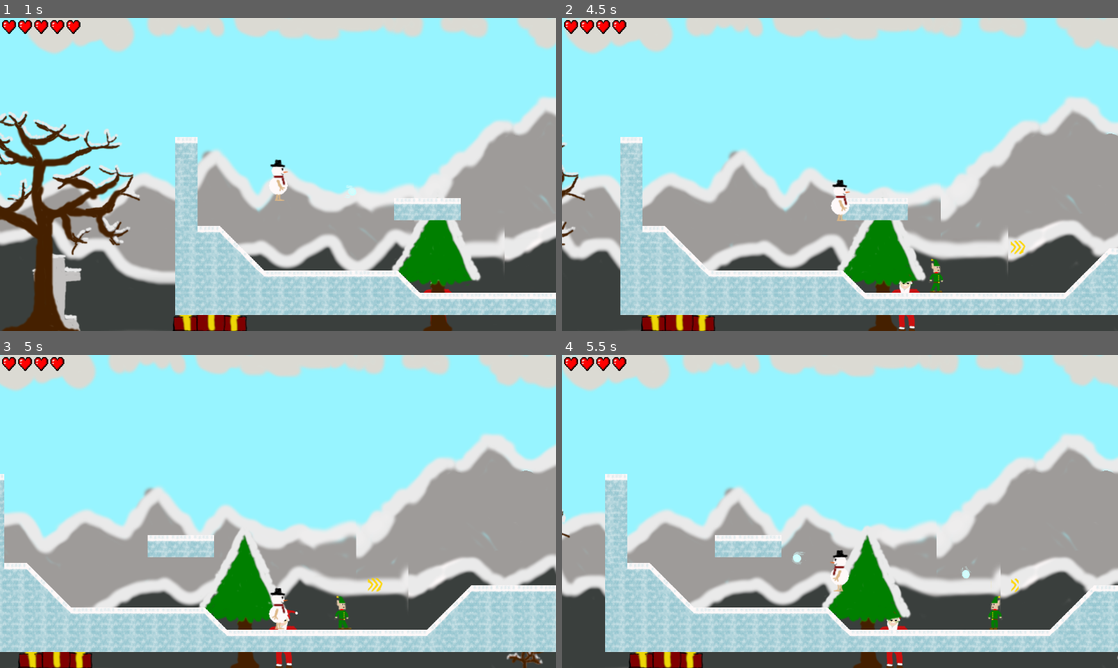
Above: before the commit, frames 1-4 (two rows, left to right).
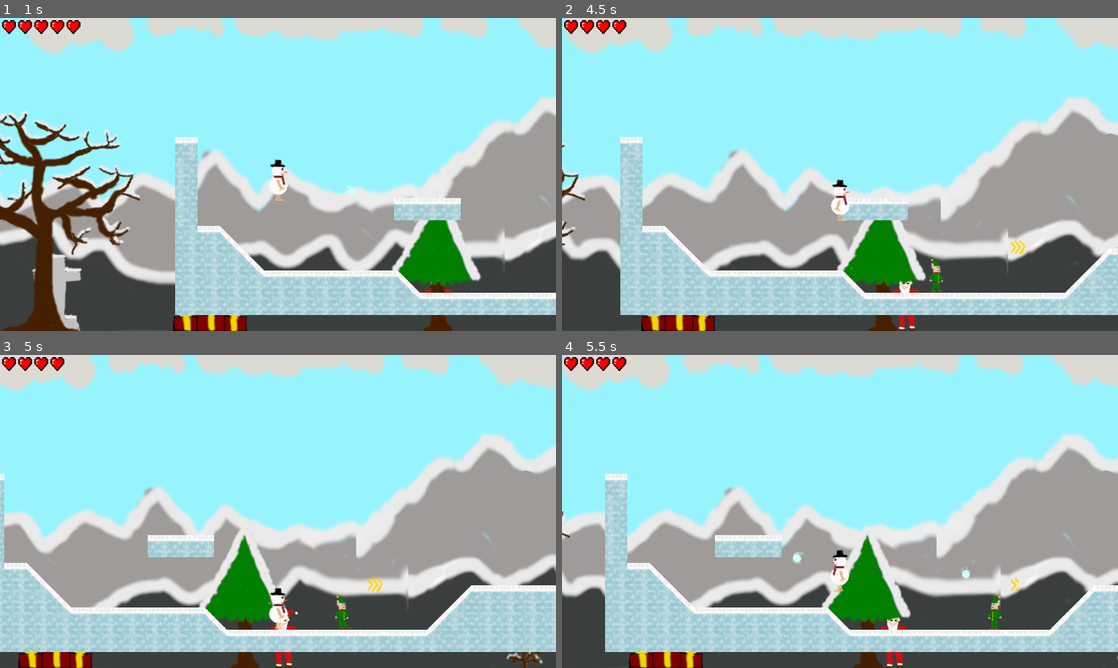
Above: after the commit, the same moments.

Repository: FeelZoR/Geta-GJ-13
Game: Godot game, scene res://src/Game.tscn
Two runs of this game, one before a commit and one after it. Both use one fixed random seed, a clock stepped at 60 frames per second and the inputs below. Sound files missing from this copy of the repository are replaced by a short silence.
Inputs (mouse positions are in pixels of both pictures, inside the frame that each line leads up to):
- Up to frame 1 (1 s): tap Enter (ui_accept) at 0.5 s; move the mouse to (400, 158) at 0.52 s; press the mouse at (400, 158) at 0.53 s; hold D (move_right) from 0.53 s (still down); tap Space (jump) at 0.77 s
- Up to frame 2 (4.5 s): move the mouse to (728, 190) at 1.27 s; release the mouse at (728, 190) at 1.28 s; click (728, 190) at 1.35 s; tap Space (jump) at 1.52, 3.77 s; release D (move_right) at 2 s; click "OK" at 2 s; move the mouse to (895, 105) at 2.77 s; press the mouse at (895, 105) at 2.78 s; hold Q (move_left) 2.78-3.53 s; move the mouse to (812, 237) at 3.52 s; release the mouse at (812, 237) at 3.53 s; hold D (move_right) from 3.53 s (still down); click (812, 237) at 3.6 s; move the mouse to (1006, 221) at 4.27 s; press the mouse at (1006, 221) at 4.28 s
- Up to frame 3 (5 s): keep holding D (move_right); tap Space (jump) at 4.52 s
- Up to frame 4 (5.5 s): move the mouse to (673, 464) at 5.02 s; release D (move_right) at 5.03 s; release the mouse at (673, 464) at 5.03 s; hold Q (move_left) from 5.03 s (still down); click (673, 464) at 5.1 s; tap Space (jump) at 5.27 s

Frame 1 is identical in both runs. In frame 2, less than 0.1% of the frame differs, in the area x 48-52%, y 58-62%; in frame 3, less than 0.1%, in the area x 48-52%, y 80-85%; in frame 4, less than 0.1%.

Commit message:
Add invincibility for player

Diff:
--- a/src/Entities/Enemy.tscn
+++ b/src/Entities/Enemy.tscn
@@ -55,7 +55,7 @@
 scale = Vector2( 1.5, 1.5 )
 frames = SubResource( 4 )
 animation = "Walking"
-frame = 3
+frame = 2
 
 [node name="Hitbox" parent="." index="2"]
 position = Vector2( 0, 7.63452 )
--- a/src/Entities/Player.gd
+++ b/src/Entities/Player.gd
@@ -7,8 +7,10 @@
 onready var _platform_collider = $FloorCollider
 onready var _boost_timer = $BoostTimer
 onready var _jump_sound = $Jump
+onready var _invincibility_timer = $InvincibilityTimer
 
 var _boost_locked = false
+var _invincible = false
 signal resume_boost
 signal start_boost
 
@@ -63,9 +65,9 @@
 
 func _change_idling(direction):
 	if direction.x == 0.0:
-		_sprite.set_animation("Idle")
+		_sprite.set_animation("Idle" if not _invincible else "Invincible idle")
 	else:
-		_sprite.set_animation("Walking")
+		_sprite.set_animation("Walking" if not _invincible else "Invincible walking")
 
 func _mirror(direction):
 	if direction.x != 0.0:
@@ -115,3 +117,15 @@
 func damage():
 	.damage()
 	get_tree().get_current_scene().damage_player()
+	_make_invincible()
+
+func _make_invincible():
+	_invincibility_timer.start()
+	set_collision_layer(0)
+	set_collision_mask(Settings.MOVEMENT_LAYER)
+	_invincible = true
+
+func _on_InvincibilityTimer_timeout():
+	set_collision_layer(Settings.PLAYER_LAYER)
+	set_collision_mask(Settings.MOVEMENT_LAYER + Settings.ENEMY_PROJECTILE_LAYER)
+	_invincible = false
--- a/src/Entities/Player.tscn
+++ b/src/Entities/Player.tscn
@@ -41,6 +41,16 @@
 "loop": true,
 "name": "Idle",
 "speed": 5.0
+}, {
+"frames": [ SubResource( 3 ), null, SubResource( 3 ), null ],
+"loop": true,
+"name": "Invincible idle",
+"speed": 4.0
+}, {
+"frames": [ SubResource( 1 ), SubResource( 2 ), null, null, SubResource( 5 ), SubResource( 4 ), null, null ],
+"loop": true,
+"name": "Invincible walking",
+"speed": 8.0
 } ]
 
 [sub_resource type="RectangleShape2D" id=7]
@@ -53,8 +63,8 @@
 
 [node name="Sprite" parent="." index="1"]
 frames = SubResource( 6 )
-animation = "Walking"
-frame = 7
+animation = "Invincible walking"
+frame = 4
 
 [node name="Gun" parent="Sprite" index="0"]
 position = Vector2( 24.6719, 0 )
@@ -78,4 +88,7 @@
 [node name="Jump" type="AudioStreamPlayer" parent="." index="6"]
 stream = ExtResource( 5 )
 bus = "SFX"
+
+[node name="InvincibilityTimer" type="Timer" parent="." index="7"]
 [connection signal="timeout" from="ReloadTimer" to="." method="_on_ReloadTimer_timeout"]
+[connection signal="timeout" from="InvincibilityTimer" to="." method="_on_InvincibilityTimer_timeout"]
